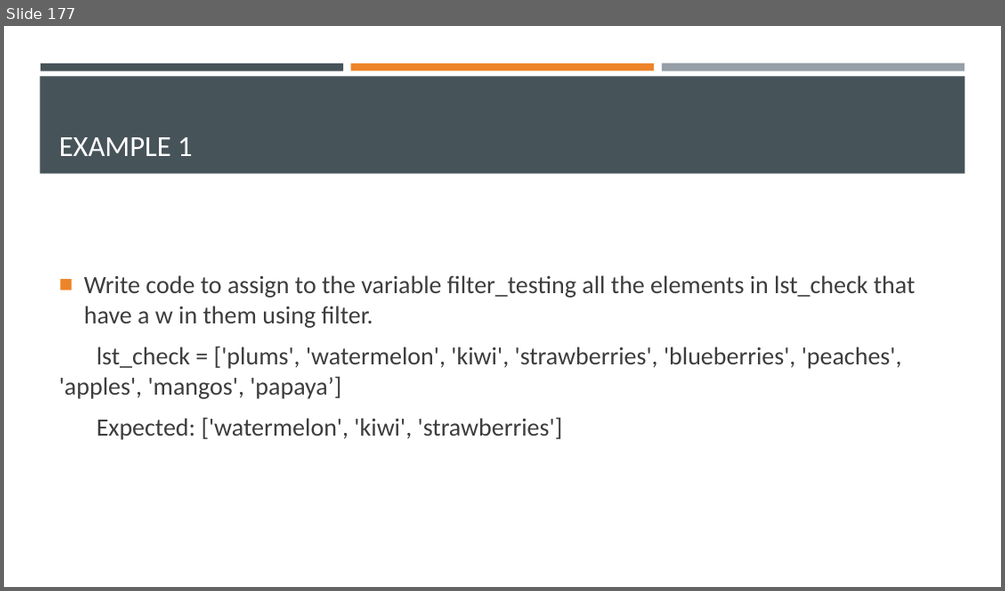
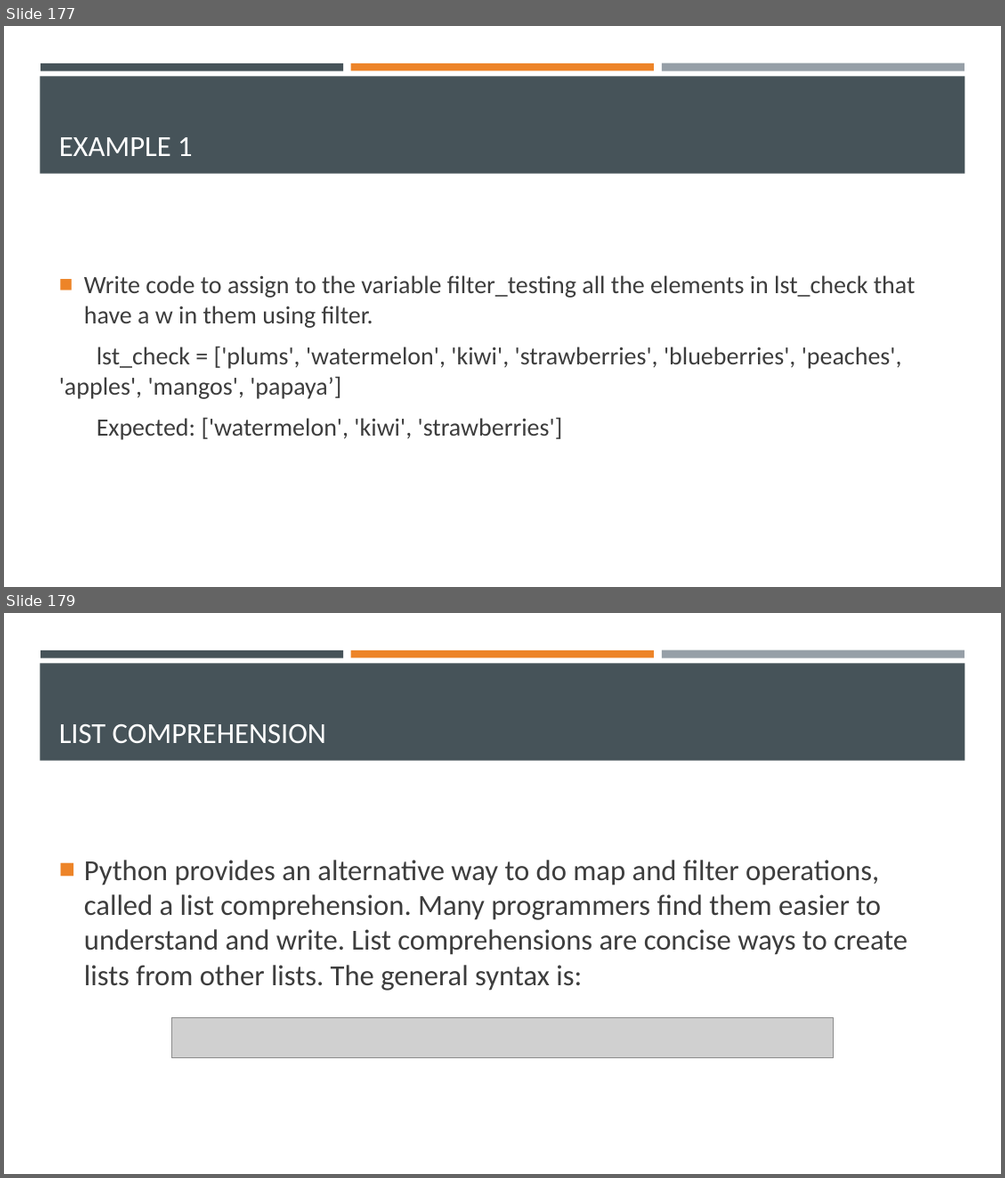
Before and after one commit to Ghost0396/iot, a slide deck: python/Python 3.pptx. Shown one above the other, each under a label of ours: slide 177 before the commit, slides 177 and 179 after it; the slides between them are not shown. The pictures are 1005x591 and 1005x1178 pixels, drawn with LibreOffice and Linux fonts; fonts in the diff are those of the drawing; grey boxes stand for pictures. Boxes give left, top, right and bottom in pixels: in the first picture for what was removed or moved away, otherwise in the second. Text is boxed around its words. In the diff, an @@ line names an element or a change of style, - is before the commit and + after.

Commit message:
finish python lectures

```diff
--- a/python/Python 3.pptx
+++ b/python/Python 3.pptx
@@ slide 179 added at [4, 613, 1001, 1174], background #FFFFFF; not listed: 4 template elements that a slide beside it also shows @@
@@ title added at [59, 724, 326, 743], 28 pt, text #FFFFFF @@
+LIST COMPREHENSION
@@ text added at [84, 860, 907, 990], 28 pt, text #3D3D3D @@
+■ Python provides an alternative way to do map and filter operations, called a list comprehension. Many programmers find them easier to understand and write. List comprehensions are concise ways to create lists from other lists. The general syntax is:
@@ picture added at [171, 1018, 833, 1058] @@
```
Also in this commit, not shown: 1 slide changed, 3 other slides added, 2 other files.
